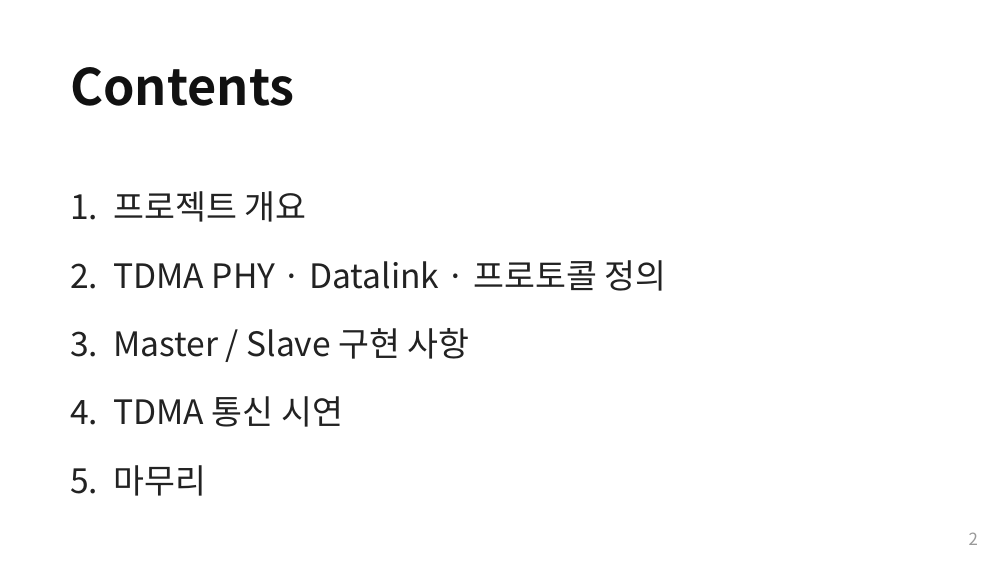
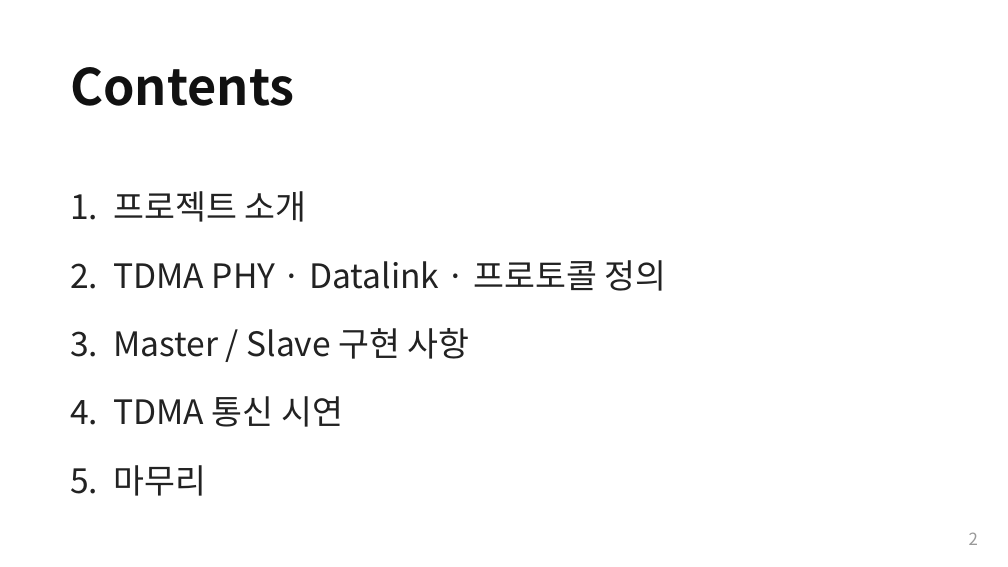
Before and after one commit to Woodong02/SoC_Design_and_Programming, a slide deck: slide 2 of presentation_full.pptx. Drawn at 1008x567 pixels with LibreOffice and Linux fonts; fonts in the diff are those of the drawing. Boxes give left, top, right and bottom in pixels: in the first picture for what was removed or moved away, otherwise in the second. Text is boxed around its words. In the diff, an @@ line names an element or a change of style, - is before the commit and + after.

```diff
--- a/presentation_full.pptx
+++ b/presentation_full.pptx
@@ text at [70,191,307,222]: text changed @@
-1. 프로젝트 개요
+1. 프로젝트 소개
```
Also in this commit, not shown: 28 other slides changed, 1 slide added, 1 other file.
